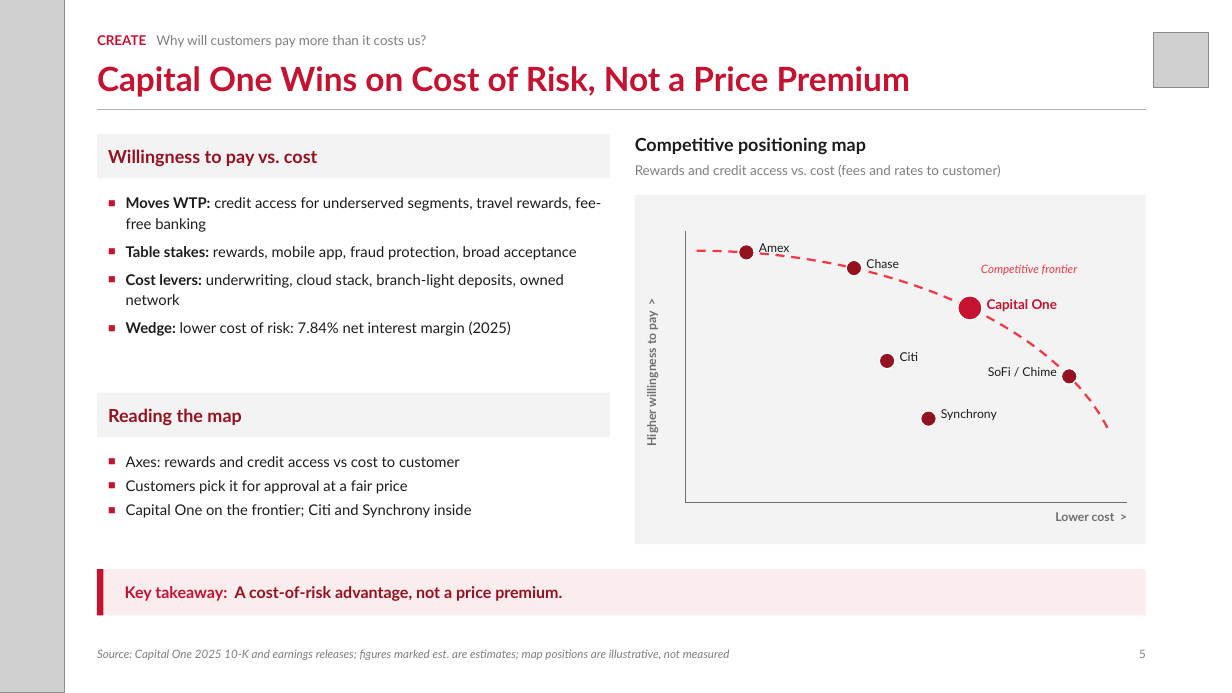
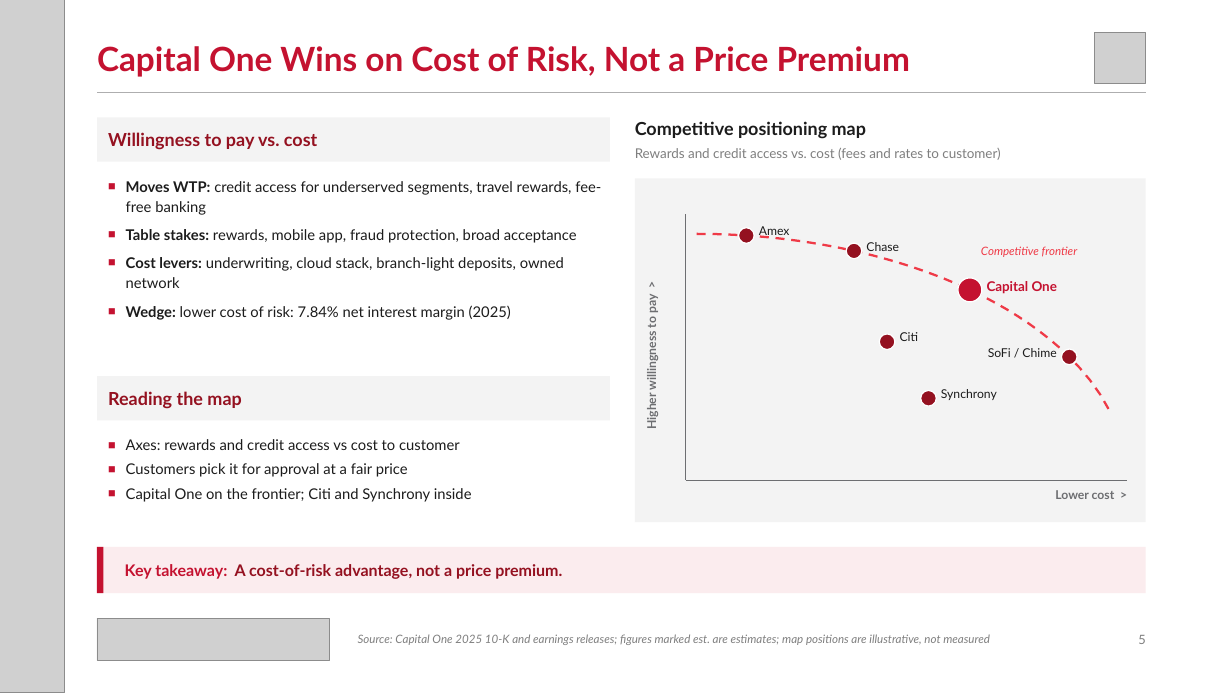
Before and after one commit to zuhayr77/AI-Business-Strategy-Agent, a slide deck: slide 5 of dccd-strategy-agent/examples/Capital_One_DCCD.pptx. Drawn at 1232x693 pixels with LibreOffice and Linux fonts; fonts in the diff are those of the drawing; grey boxes stand for pictures. Boxes give left, top, right and bottom in pixels: in the first picture for what was removed or moved away, otherwise in the second. Text is boxed around its words. In the diff, an @@ line names an element or a change of style, - is before the commit and + after.

```diff
--- a/dccd-strategy-agent/examples/Capital_One_DCCD.pptx
+++ b/dccd-strategy-agent/examples/Capital_One_DCCD.pptx
@@ text "Capital One Wins on Cost ...": place and size @@
-text "Capital One Wins on Cost ..." at [97,66,910,97]
+text "Capital One Wins on Cost ..." at [97,46,910,77]
@@ text removed at [97,35,426,47] @@
-CREATE Why will customers pay more than it costs us?
@@ picture: place and size @@
-picture at [1153,32,1209,88]
+picture at [1095,32,1146,83]
@@ 6 texts, 2 rectangles, 1 line: place and size @@
-6 texts, 2 rectangles, 1 line at [97,109,1146,445]
+6 texts, 2 rectangles, 1 line at [97,92,1146,428]
@@ rectangle: place and size @@
-rectangle at [635,195,1146,544]
+rectangle at [635,178,1146,522]
@@ line moved from (686, 231) - (686, 503) to (686, 214) - (686, 481) @@
@@ freeform shape: place and size @@
-freeform shape at [697,250,1111,433]
+freeform shape at [697,234,1111,413]
@@ text "Axes: rewards and credit access ...": place and size @@
-text "Axes: rewards and credit access ..." at [126,456,472,518]
+text "Axes: rewards and credit access ..." at [126,439,472,502]
@@ 7 texts, 6 ellipses, 2 rectangles, 1 line: place and size @@
-7 texts, 6 ellipses, 2 rectangles, 1 line at [97,245,1146,616]
+7 texts, 6 ellipses, 2 rectangles, 1 line at [97,227,1146,593]
@@ picture added at [97,618,330,661] @@
@@ text "Source: Capital One 2025 10-K ...": place and size @@
-text "Source: Capital One 2025 10-K ..." at [97,649,730,660]
+text "Source: Capital One 2025 10-K ..." at [358,634,990,645]
@@ text "Source: Capital One 2025 10-K ..." at [358,634,990,645]: vertical alignment bottom to middle @@
@@ text "5": place and size @@
-text "5" at [1139,650,1146,658]
+text "5" at [1138,635,1145,644]
@@ text "5" at [1138,635,1145,644]: size 9 to 10 pt; vertical alignment bottom to middle @@
```
Also in this commit, not shown: 8 other slides changed, 14 other files.
